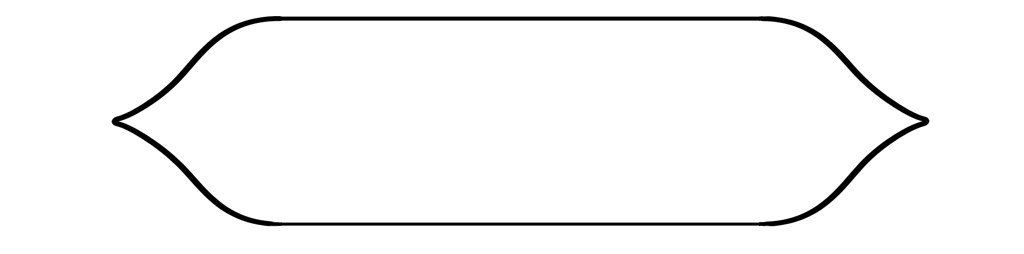
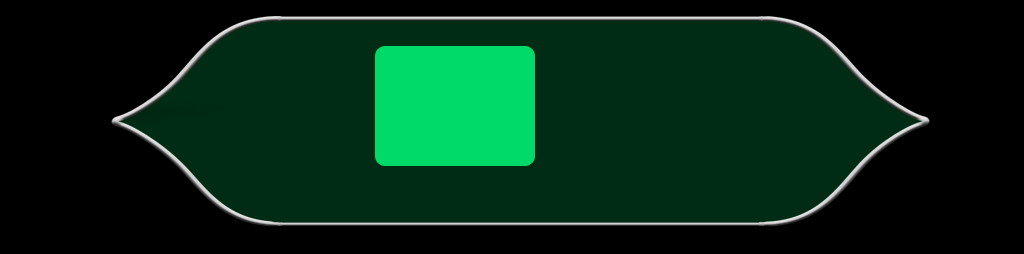
Layer changes from the first (1024, 254) image to the second:
moved "Forme 3" above "Forme 2", painted on it over [278, 16, 763, 166]
removed layer "Calque 3" over [759, 16, 930, 227]
removed layer "Calque 2" over [111, 16, 282, 227]
painted on "Forme 2" over [111, 16, 930, 227]
showed "Calque 1" over [0, 0, 1024, 254]
